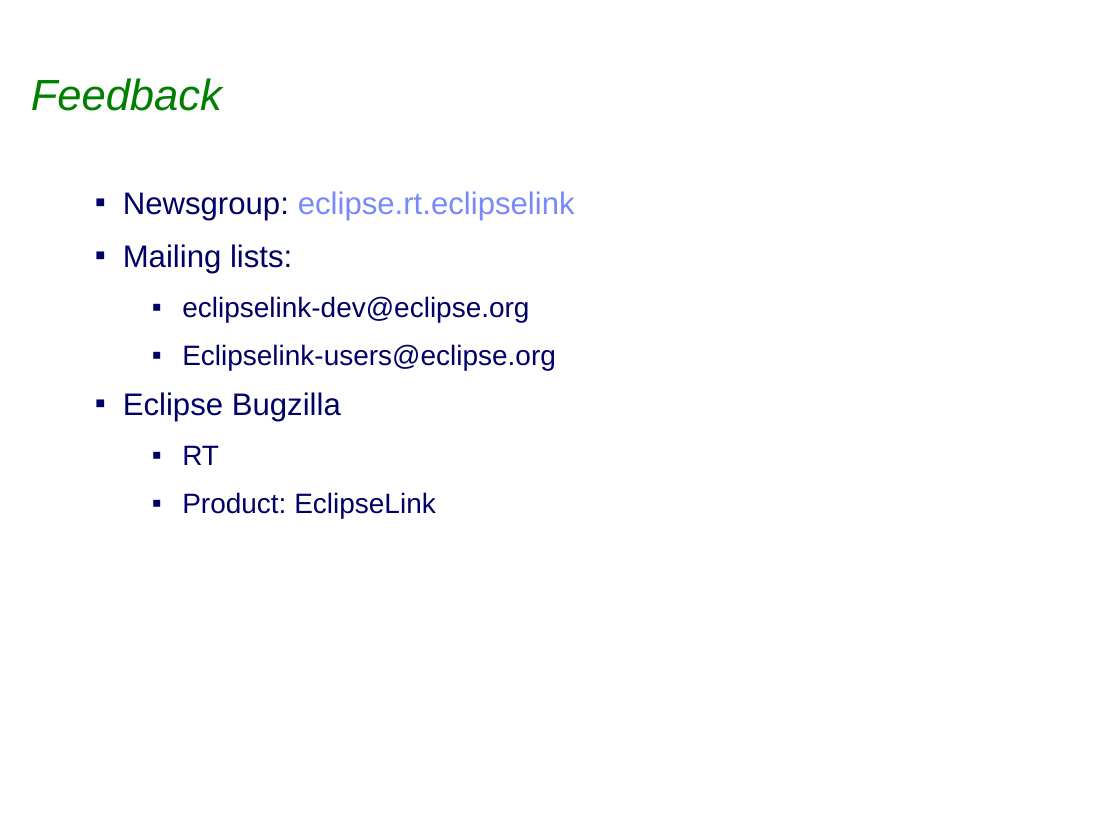
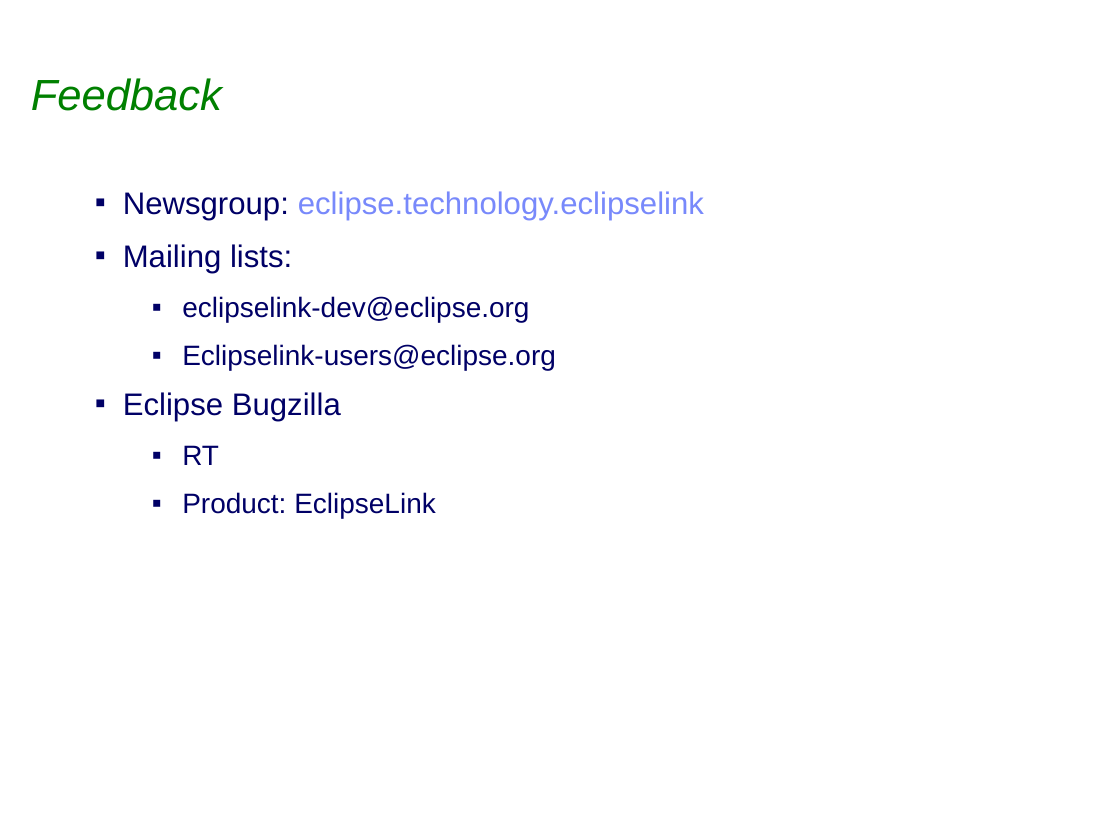
Before and after one commit to eclipse-ee4j/eclipselink, a slide deck: slide 21 of project-admin/Graduation_Release_Review.ppt (slide 20 before the commit). Drawn at 1120x840 pixels with LibreOffice and Linux fonts; fonts in the diff are those of the drawing; background and template pictures are left out. Boxes give left, top, right and bottom in pixels: in the first picture for what was removed or moved away, otherwise in the second. Text is boxed around its words. In the diff, an @@ line names an element or a change of style, - is before the commit and + after.

```diff
--- a/project-admin/Graduation_Release_Review.ppt
+++ b/project-admin/Graduation_Release_Review.ppt
@@ text at (x1=123, y1=191, x2=704, y2=220): text changed @@
-▪ Newsgroup: eclipse.rt.eclipselink
+▪ Newsgroup: eclipse.technology.eclipselink
```
Also in this commit, not shown: 4 other slides changed, 1 slide added.
